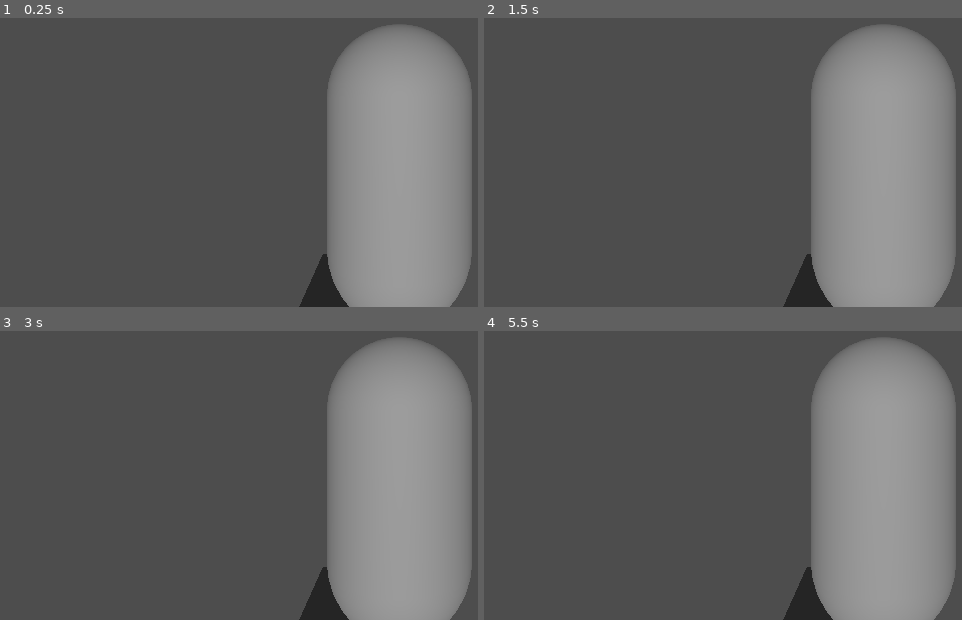
Above: before the commit, frames 1-4 (two rows, left to right).
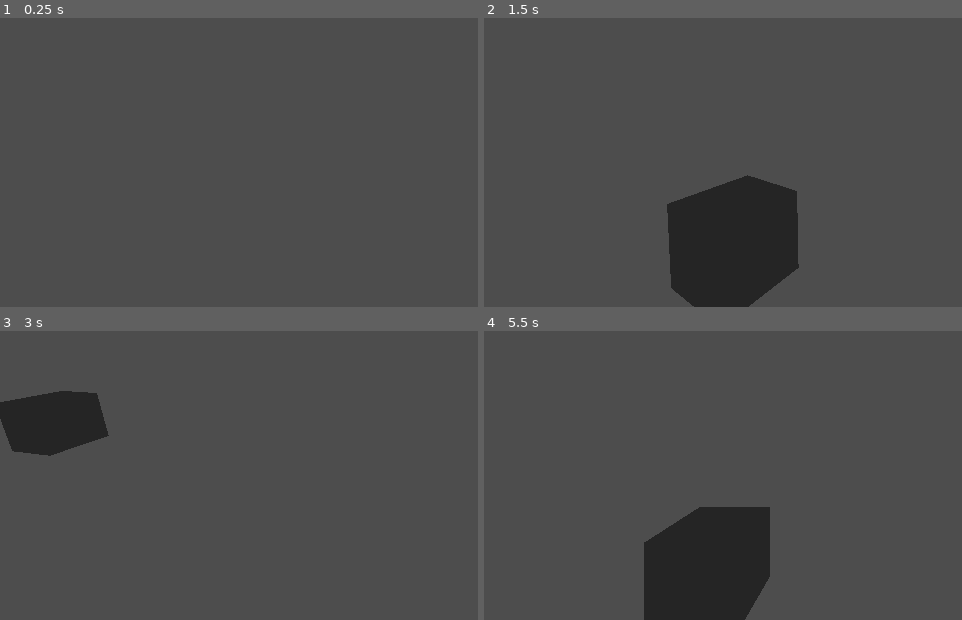
Above: after the commit, the same moments.

Repository: edclo74/The_Call
Game: Godot game, scene res://Scenes/player_movement.tscn
Two runs of this game, one before a commit and one after it. Both use one fixed random seed, a clock stepped at 60 frames per second and the inputs below. This scene is started directly instead of the project's main scene.
Inputs (mouse positions are in pixels of both pictures, inside the frame that each line leads up to):
- Up to frame 1 (0.25 s): no input
- Up to frame 2 (1.5 s): tap Enter at 0.5 s; move the mouse to (outside the picture) at 0.52 s; hold D (move_right, bound only after the commit) 0.53-1.28 s; tap Space at 1.25 s; move the mouse to (723, 104) at 1.27 s; hold S (move_back, bound only after the commit) from 1.28 s (still down)
- Up to frame 3 (3 s): move the mouse to (outside the picture) at 2.02 s; release S (move_back, bound only after the commit) at 2.03 s; hold D (move_right, bound only after the commit) 2.03-2.78 s; tap Enter at 2.75 s; move the mouse to (358, 484) at 2.77 s; hold W (move_forward, bound only after the commit) from 2.78 s (still down)
- Up to frame 4 (5.5 s): move the mouse to (outside the picture) at 3.52 s; release W (move_forward, bound only after the commit) at 3.53 s; hold A (move_left, bound only after the commit) 3.53-5.03 s; tap Space at 4.25 s; move the mouse to (outside the picture) at 4.27 s; move the mouse to (923, 394) at 5.02 s; hold S (move_back, bound only after the commit) from 5.03 s (still down)

The runs differ from the first frame. In frame 1, 28% of the frame differs, in the area x 62-99%, y 2-100%; in frame 2, 38%, in the area x 38-99%, y 2-100%; in frame 3, 32%; in frame 4, 37%.

Commit message:
Perfected player movemtn
the player movement isnt perfect yet but its somewhat done. The camera moves with mouse, and the character walks the way the camera is aiming NEED TO ADD CROUCHING AND SPRINTING

Diff:
--- a/Scenes/player_movement.tscn
+++ b/Scenes/player_movement.tscn
@@ -9,7 +9,7 @@
 [sub_resource type="Environment" id="Environment_k0mwo"]
 
 [sub_resource type="BoxShape3D" id="BoxShape3D_b052v"]
-size = Vector3(25.414307, 1, 26.098267)
+size = Vector3(33.552856, 1, 34.815735)
 
 [sub_resource type="BoxMesh" id="BoxMesh_k0mwo"]
 
@@ -19,7 +19,7 @@
 script = ExtResource("2_b052v")
 
 [node name="Camera3D" type="Camera3D" parent="CharacterBody3D" unique_id=1714521243]
-transform = Transform3D(1, 0, 0, 0, 1, 0, 0, 0, 1, 0, 0.59604347, 2.0703654)
+transform = Transform3D(-0.99650747, 0, -0.08350402, 0, 1, 0, 0.08350402, 0, -0.99650747, 0, 0.59604347, 0.5718729)
 
 [node name="MeshInstance3D" type="MeshInstance3D" parent="CharacterBody3D" unique_id=20518684]
 mesh = SubResource("CapsuleMesh_b052v")
@@ -36,7 +36,7 @@
 [node name="StaticBody3D" type="StaticBody3D" parent="." unique_id=1619655403]
 
 [node name="CollisionShape3D" type="CollisionShape3D" parent="StaticBody3D" unique_id=1970337741]
-transform = Transform3D(0.9999952, -0.002713755, -0.0015083975, 0.0027078392, 0.9999887, -0.003910579, 0.001518992, 0.0039064754, 0.9999913, 9.825622, -1.6720177, 6.4979424)
+transform = Transform3D(0.9999952, -0.002713755, -0.0015083975, 0.0027078392, 0.9999887, -0.003910579, 0.001518992, 0.0039064754, 0.9999913, 5.762941, -1.6659915, 2.1330652)
 shape = SubResource("BoxShape3D_b052v")
 debug_color = Color(0, 0.6, 0.69803923, 1)
 
--- a/character_body_3d.gd
+++ b/character_body_3d.gd
@@ -2,28 +2,39 @@
 var player_view
 @export var speed = 5
 @export var fall_acceleration = 75
-
+@onready var camera = $Camera3D
+var mouse_sensitivity = 0.002
+var camera_x_rotation = 0.0
 var target_velocity = Vector3.ZERO
-
+func _unhandled_input(event):
+	if event is InputEventMouseMotion and Input.get_mouse_mode() == Input.MOUSE_MODE_CAPTURED:
+		# Rotate body horizontally, camera vertically
+		rotate_y(-event.relative.x * mouse_sensitivity) #
+		# Accumulate and clamp vertical rotation
+		camera_x_rotation -= event.relative.y * mouse_sensitivity
+		camera_x_rotation = clamp(camera_x_rotation, deg_to_rad(-70), deg_to_rad(80))
+		camera.rotation.x = camera_x_rotation
+func _ready():
+	Input.set_mouse_mode(Input.MOUSE_MODE_CAPTURED)
 func _physics_process(delta):
 	var direction = Vector3.ZERO
 	if Input.is_action_pressed("move_right"):
+		direction.x -= 1
+	if Input.is_action_pressed("move_left"):
 		direction.x += 1
-	if Input.is_action_pressed("move_left"):
-		direction.x -= 1
 	if Input.is_action_pressed("move_back"):
+		direction.z -= 1
+	if Input.is_action_pressed("move_forward"):
 		direction.z += 1
-	if Input.is_action_pressed("move_forward"):
-		direction.z -= 1
 
 	if direction != Vector3.ZERO:
 		direction = direction.normalized()
+		direction = basis * direction
 
 	target_velocity.x = direction.x * speed
 	target_velocity.z = direction.z * speed
 
 	if not is_on_floor():
 		target_velocity.y = target_velocity.y - (fall_acceleration * delta)
-
 	velocity = target_velocity
 	move_and_slide()
--- a/project.godot
+++ b/project.godot
@@ -15,6 +15,29 @@
 config/features=PackedStringArray("4.6", "Forward Plus")
 config/icon="res://icon.svg"
 
+[input]
+
+move_right={
+"deadzone": 0.2,
+"events": [Object(InputEventKey,"resource_local_to_scene":false,"resource_name":"","device":-1,"window_id":0,"alt_pressed":false,"shift_pressed":false,"ctrl_pressed":false,"meta_pressed":false,"pressed":false,"keycode":0,"physical_keycode":68,"key_label":0,"unicode":100,"location":0,"echo":false,"script":null)
+]
+}
+move_left={
+"deadzone": 0.2,
+"events": [Object(InputEventKey,"resource_local_to_scene":false,"resource_name":"","device":-1,"window_id":0,"alt_pressed":false,"shift_pressed":false,"ctrl_pressed":false,"meta_pressed":false,"pressed":false,"keycode":0,"physical_keycode":65,"key_label":0,"unicode":97,"location":0,"echo":false,"script":null)
+]
+}
+move_back={
+"deadzone": 0.2,
+"events": [Object(InputEventKey,"resource_local_to_scene":false,"resource_name":"","device":-1,"window_id":0,"alt_pressed":false,"shift_pressed":false,"ctrl_pressed":false,"meta_pressed":false,"pressed":false,"keycode":0,"physical_keycode":83,"key_label":0,"unicode":115,"location":0,"echo":false,"script":null)
+]
+}
+move_forward={
+"deadzone": 0.2,
+"events": [Object(InputEventKey,"resource_local_to_scene":false,"resource_name":"","device":-1,"window_id":0,"alt_pressed":false,"shift_pressed":false,"ctrl_pressed":false,"meta_pressed":false,"pressed":false,"keycode":0,"physical_keycode":87,"key_label":0,"unicode":119,"location":0,"echo":false,"script":null)
+]
+}
+
 [physics]
 
 3d/physics_engine="Jolt Physics"
